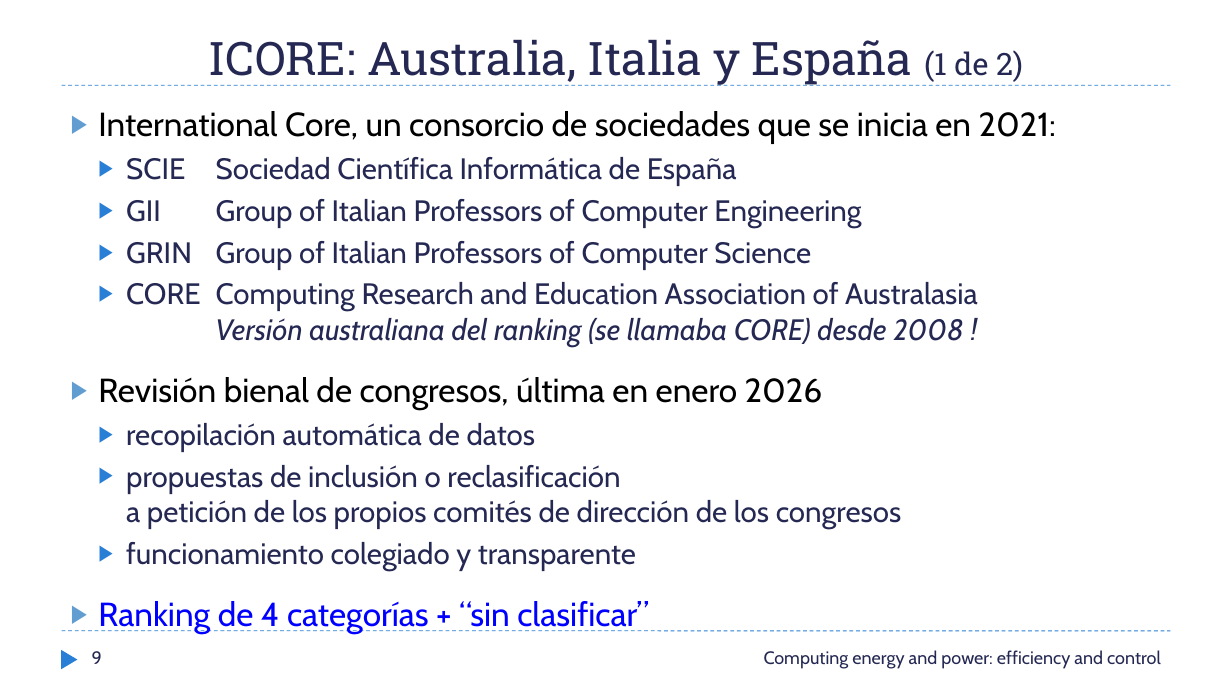
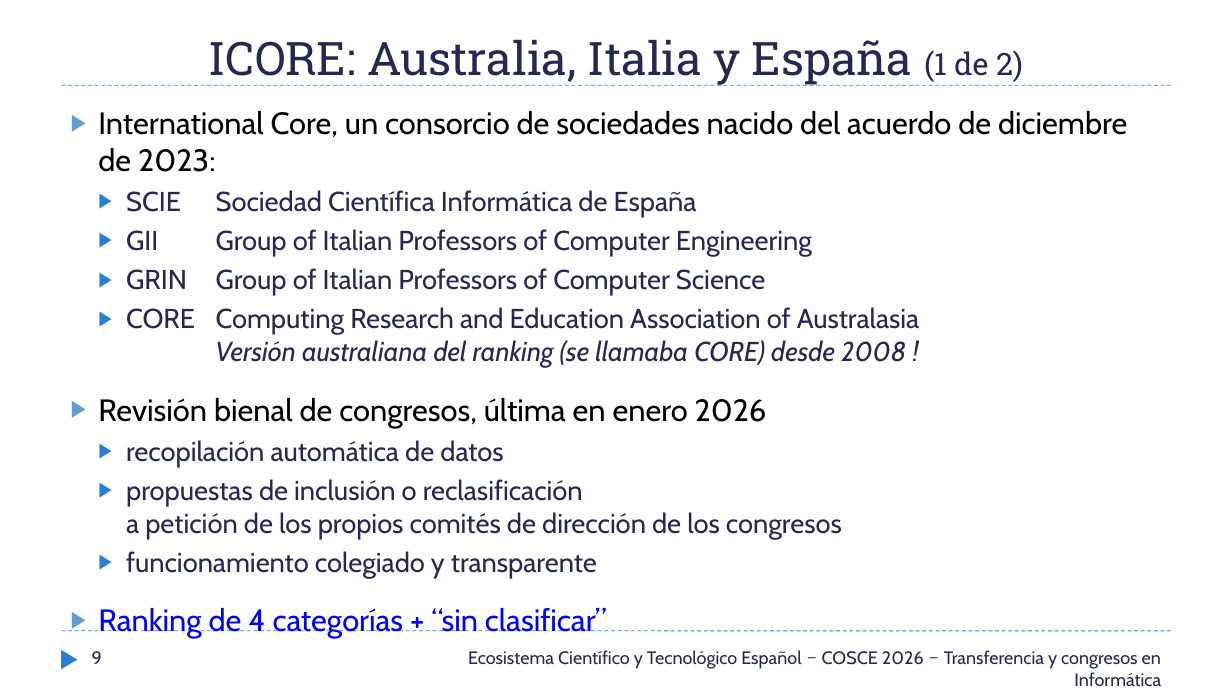
Before and after one commit to AVallecillo/InformeBibliometrico2026, a slide deck: slide 9 of docs/SCIE_JornadaSociedadesCOSCE_24-sept-2026_v05.pptx. Drawn at 1232x693 pixels with LibreOffice and Linux fonts; fonts in the diff are those of the drawing. Boxes give left, top, right and bottom in pixels: in the first picture for what was removed or moved away, otherwise in the second. Text is boxed around its words. In the diff, an @@ line names an element or a change of style, - is before the commit and + after.

```diff
--- a/docs/SCIE_JornadaSociedadesCOSCE_24-sept-2026_v05.pptx
+++ b/docs/SCIE_JornadaSociedadesCOSCE_24-sept-2026_v05.pptx
@@ text at (98, 111, 1127, 172): text changed; size 26 to 24.1 pt @@
-▶ International Core, un consorcio de sociedades que se inicia en 2021:
+▶ International Core, un consorcio de sociedades nacido del acuerdo de diciembre de 2023:
@@ text at (98, 190, 920, 578): size 23 to 21.3 pt in "SCIE Sociedad Científica Informática de España", "GII Group of Italian Professors of Computer ...", "GRIN Group of Italian Professors of Computer ...", "CORE Computing Research and Education Association of ..." and 3 more places; size 26 to 24.1 pt in "Revisión bienal de congresos, última en enero ...", "Ranking de 4 categorías + “sin clasificar”" @@
@@ text at (468, 650, 1161, 687): text changed @@
-Computing energy and power: efficiency and control
+Ecosistema Científico y Tecnológico Español − COSCE 2026 − Transferencia y congresos en Informática
```
Also in this commit, not shown: 16 other slides changed, 2 slides added, 1 slide removed, 3 other files.
